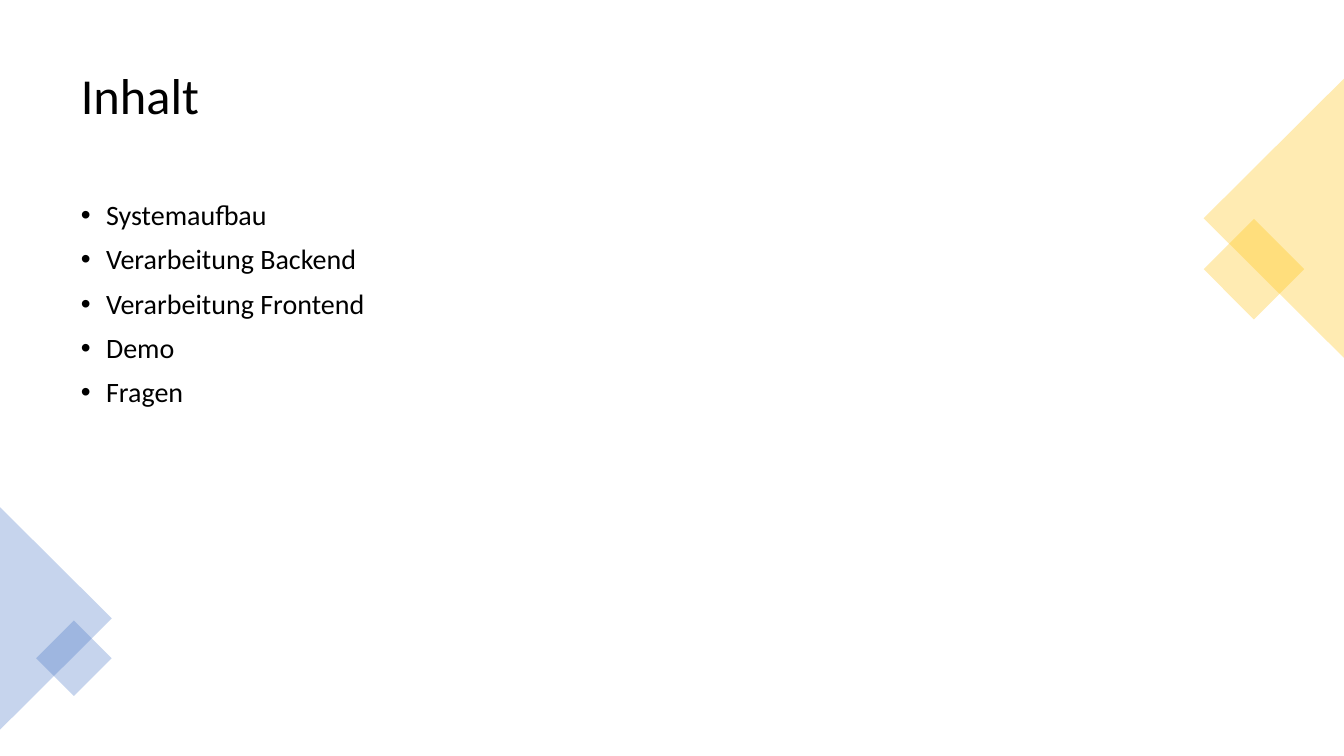
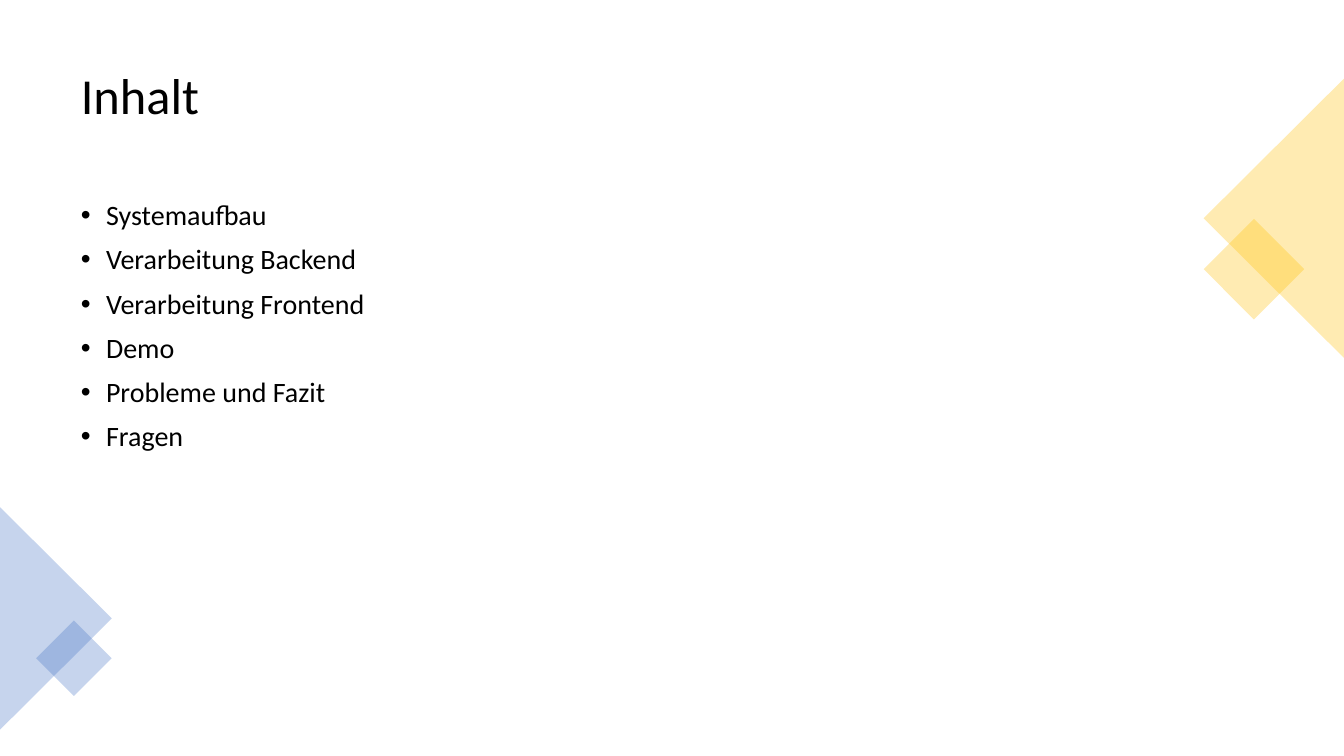
Before and after one commit to FHNW-WODSS-FS22/team-document-KZellweger, a slide deck: slide 2 of documentation/presentations/woweb_schmucki_villing_zellweger_schlusspräsentation.pptx. Drawn at 1344x756 pixels with LibreOffice and Linux fonts; fonts in the diff are those of the drawing. Boxes give left, top, right and bottom in pixels: in the first picture for what was removed or moved away, otherwise in the second. Text is boxed around its words. In the diff, an @@ line names an element or a change of style, - is before the commit and + after.

Commit message:
Added presentation

```diff
--- a/documentation/presentations/woweb_schmucki_villing_zellweger_schlusspräsentation.pptx
+++ b/documentation/presentations/woweb_schmucki_villing_zellweger_schlusspräsentation.pptx
@@ text at (106,382,325,403): paragraph added @@
+• Probleme und Fazit
```
Also in this commit, not shown: 1 other slide changed, 3 slides added, 2 slides removed, 1 other file.
